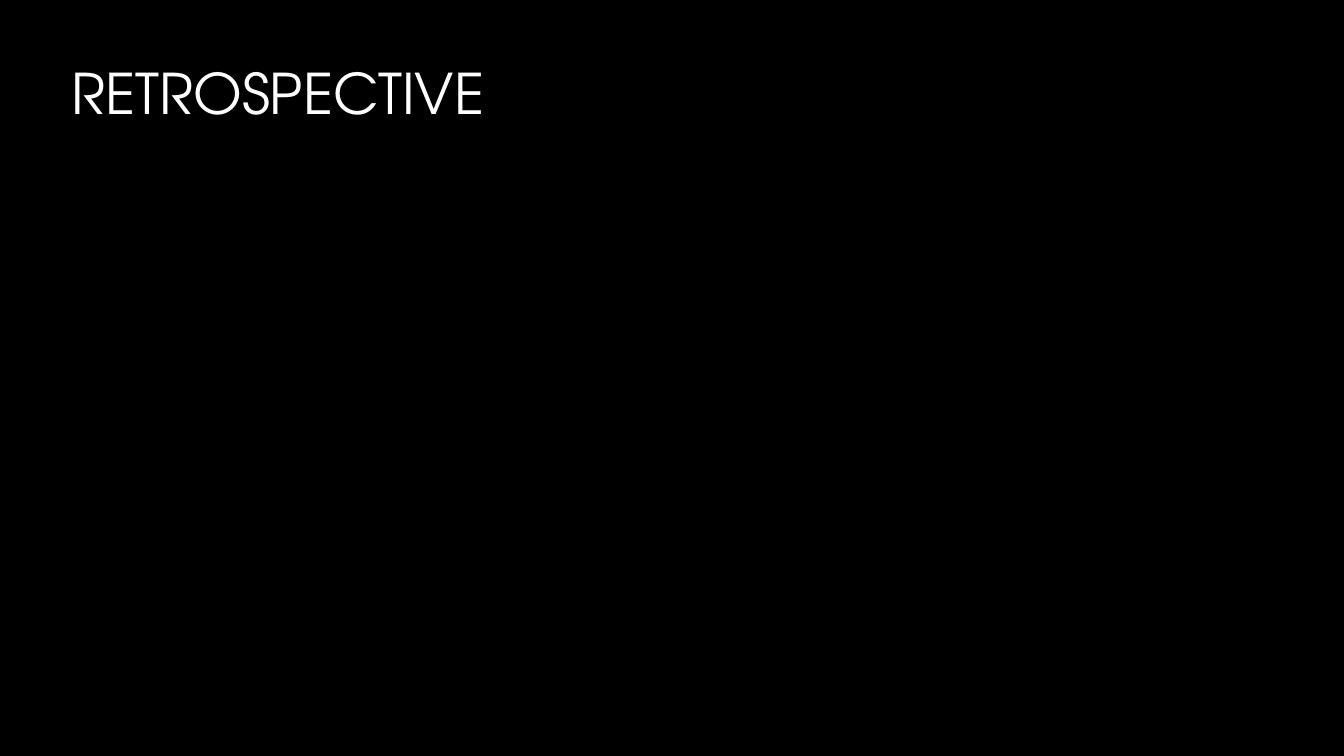
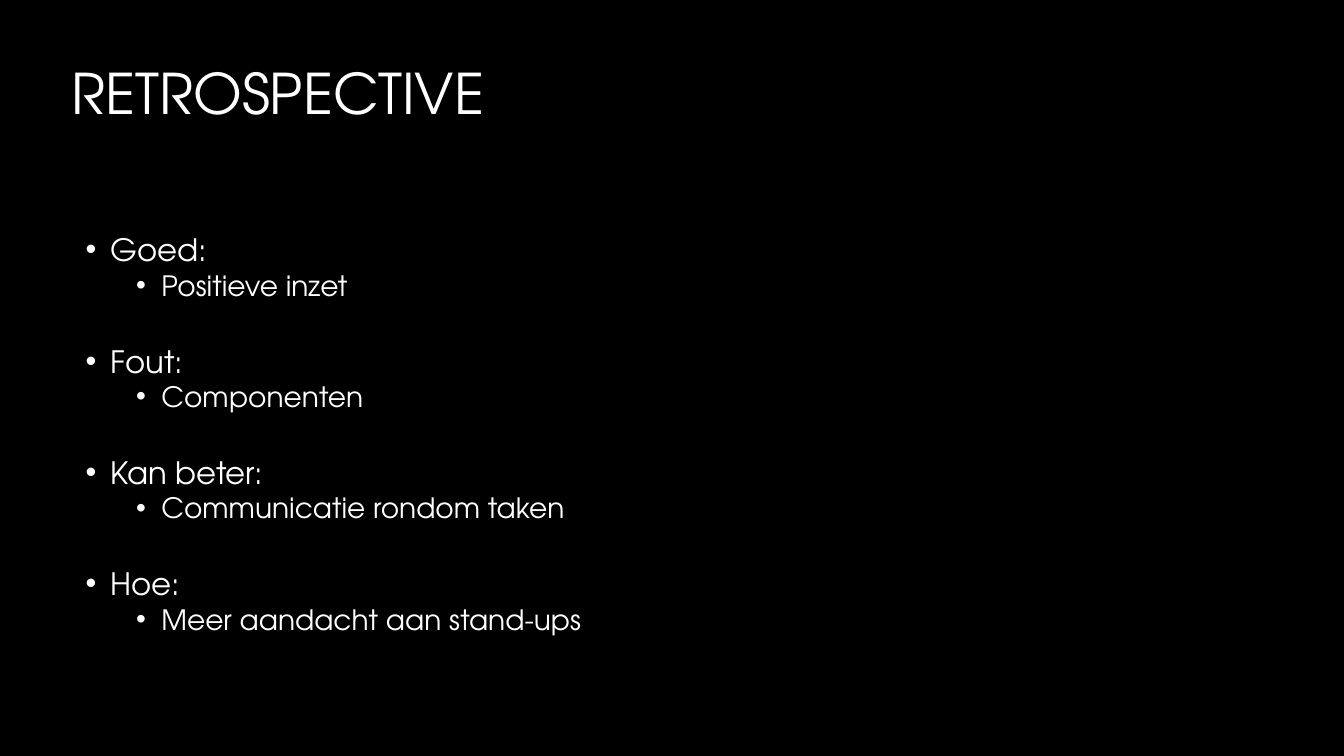
Before and after one commit to TomHeij/Project5-6, a slide deck: slide 10 of Opleverset_Project_5-6/Manage_&_Control/PO meeting 5.pptx. Drawn at 1344x756 pixels with LibreOffice and Linux fonts; fonts in the diff are those of the drawing; background and template pictures are left out. Boxes give left, top, right and bottom in pixels: in the first picture for what was removed or moved away, otherwise in the second. Text is boxed around its words. In the diff, an @@ line names an element or a change of style, - is before the commit and + after.

Commit message:
Potentiele fout

```diff
--- a/Opleverset_Project_5-6/Manage_&_Control/PO meeting 5.pptx
+++ b/Opleverset_Project_5-6/Manage_&_Control/PO meeting 5.pptx
@@ text added at (x1=111, y1=238, x2=581, y2=636), 20 pt, text #FFFFFF @@
+• Goed:
+  • Positieve inzet
+• Fout:
+  • Componenten
+• Kan beter:
+  • Communicatie rondom taken
+• Hoe:
+  • Meer aandacht aan stand-ups
```
Also in this commit, not shown: 6 other slides changed, 1 other file.
